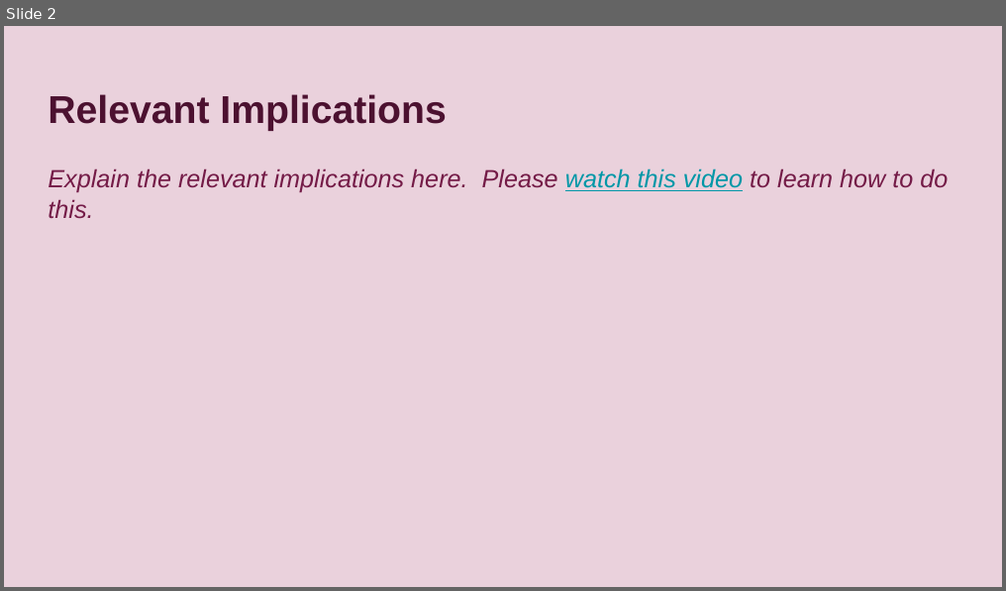
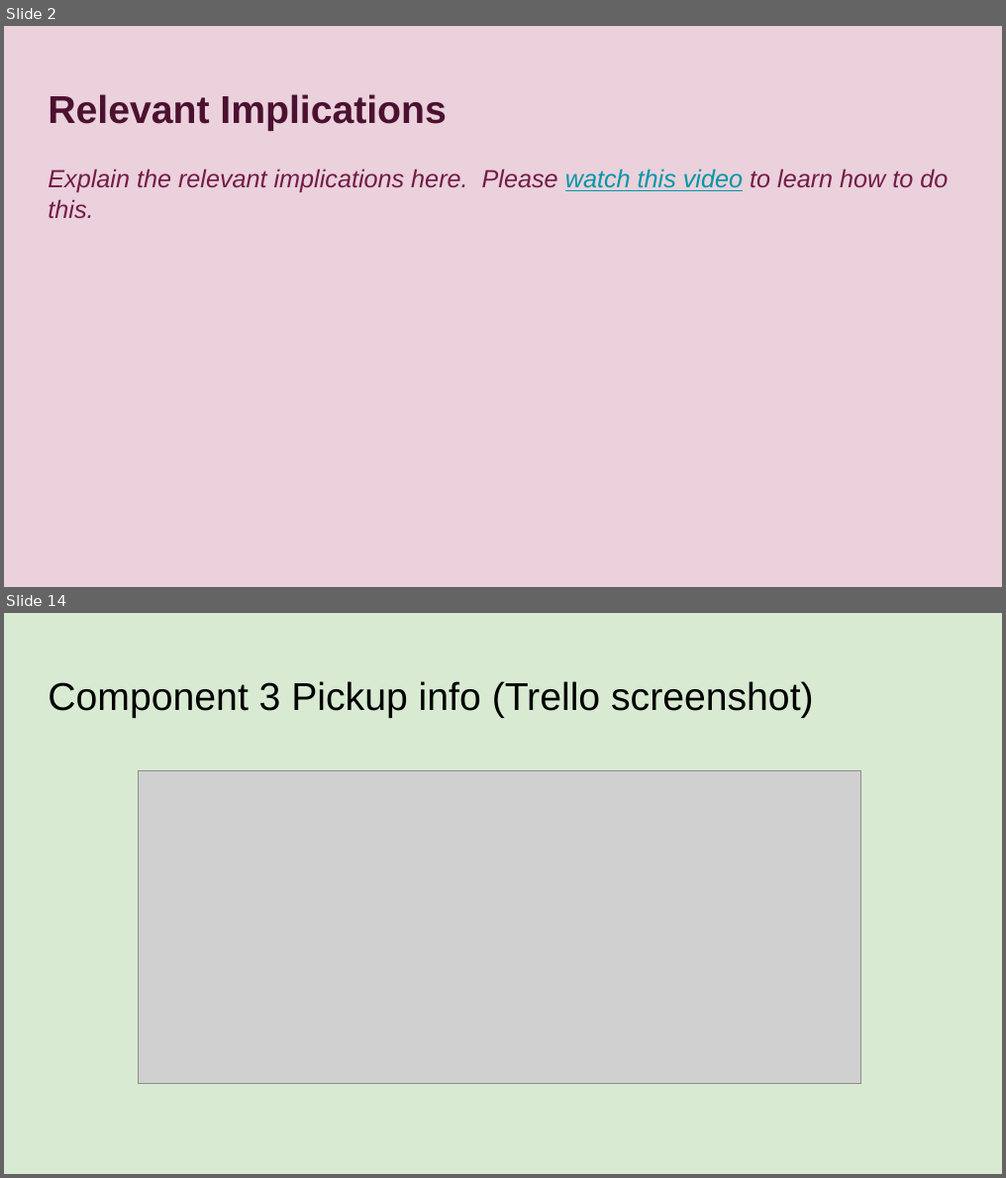
Before and after one commit to LaurenceStewart/Pizza_Bot, a slide deck: 022_91893+_+91897+Documentation.pptx. Shown one above the other, each under a label of ours: slide 2 before the commit, slides 2 and 14 after it; the slides between them are not shown. The pictures are 1006x591 and 1006x1178 pixels, drawn with LibreOffice and Linux fonts; fonts in the diff are those of the drawing; grey boxes stand for pictures. Boxes give left, top, right and bottom in pixels: in the first picture for what was removed or moved away, otherwise in the second. Text is boxed around its words. In the diff, an @@ line names an element or a change of style, - is before the commit and + after.

```diff
--- a/022_91893+_+91897+Documentation.pptx
+++ b/022_91893+_+91897+Documentation.pptx
@@ slide 14 added at box(4, 613, 1002, 1174), background #D9EAD3 @@
@@ title added at box(48, 681, 814, 718), 28 pt, text #000000 @@
+Component 3 Pickup info (Trello screenshot)
@@ picture added at box(139, 770, 861, 1084) @@
```
Also in this commit, not shown: 3 slides changed, 39 other slides added, 1 slide removed, 3 other files.
